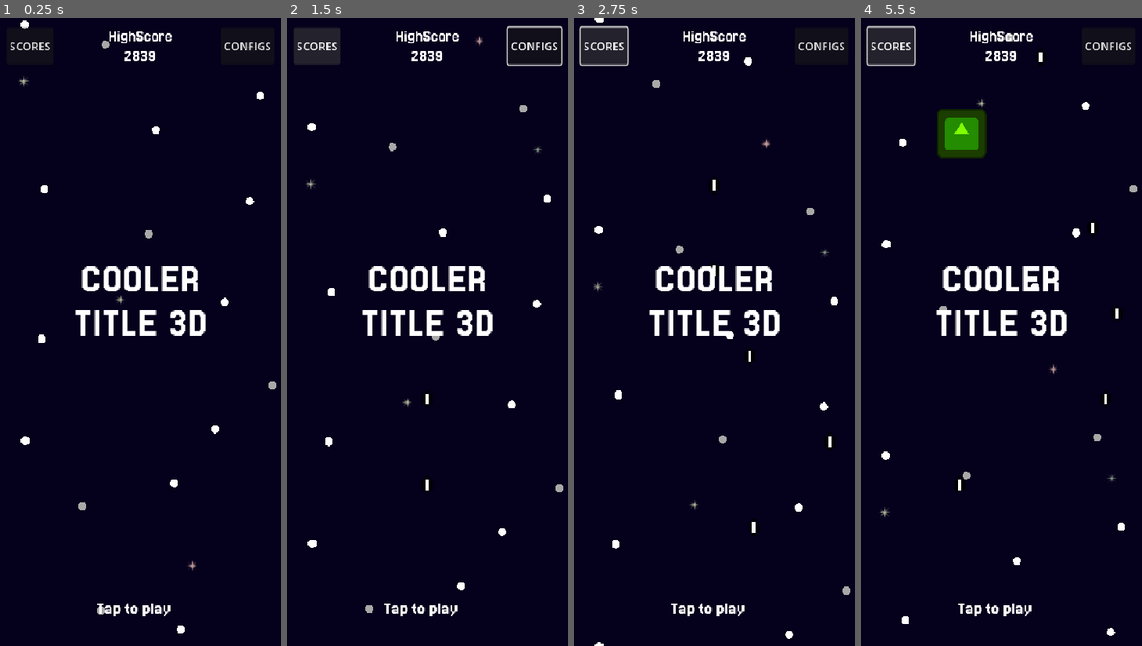
Above: before the commit, frames 1-4 (left to right).
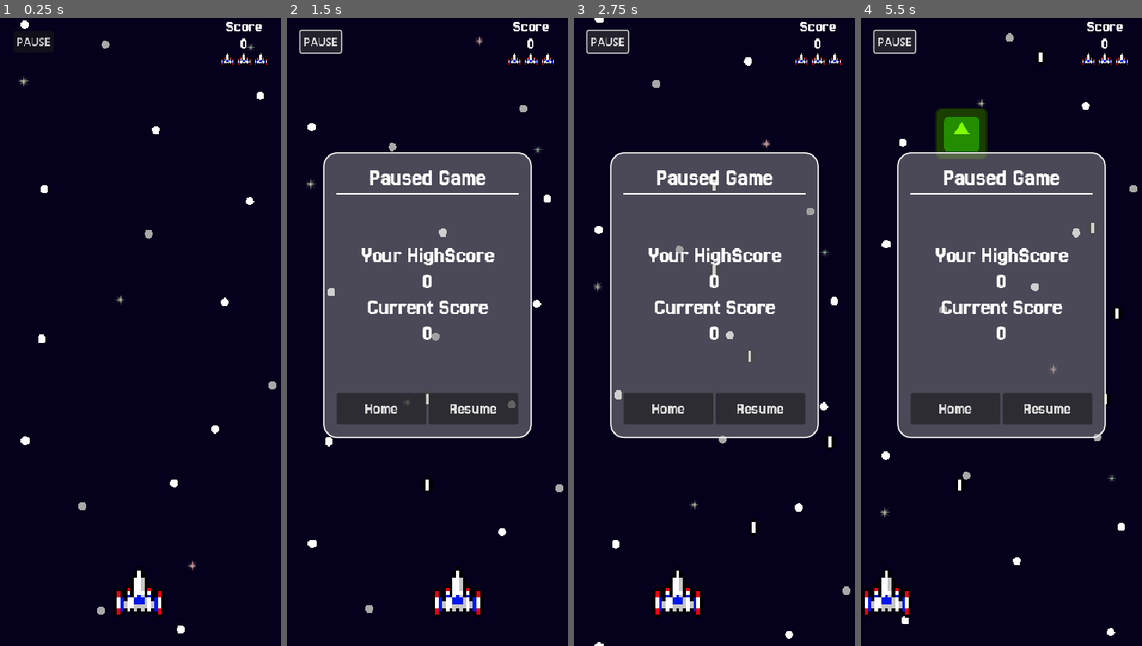
Above: after the commit, the same moments.

Repository: Juawo/space-shooter
Game: Godot game, scene res://scenes/game/main.tscn
Same seed, same stepped clock (60 frames per second), same inputs: the game is played once before the commit and once after it. This scene is started directly instead of the project's main scene. The engine's default icon, where the game draws it, is replaced by a stand-in: a white triangle on a blue panel in a dark square.
Inputs (mouse positions are in pixels of both pictures, inside the frame that each line leads up to):
- Up to frame 1 (0.25 s): no input
- Up to frame 2 (1.5 s): click (317, 43) at 0.5 s, where only the run before the commit has a clickable "SCORES"; hold Right (ui_right) from 1.28 s (still down)
- Up to frame 3 (2.75 s): release Right (ui_right) at 2.03 s; hold Left (ui_left) from 2.03 s (still down)
- Up to frame 4 (5.5 s): release Left (ui_left) at 2.78 s; hold Right (ui_right) 2.78-4.28 s; hold Left (ui_left) from 4.28 s (still down)

The runs differ from the first frame. In frame 1, 3.8% of the frame differs, in the area x 3-97%, y 0-96%; in frame 2, 36%; in frame 3, 36%; in frame 4, 37%, in the area x 0-97%, y 0-96%.

Commit message:
Implement pause menu functionality and integrate with game state management

Diff:
--- a/scenes/game/main.tscn
+++ b/scenes/game/main.tscn
@@ -1,7 +1,8 @@
-[gd_scene load_steps=4 format=3 uid="uid://byq2slibadrir"]
+[gd_scene load_steps=5 format=3 uid="uid://byq2slibadrir"]
 
 [ext_resource type="Script" uid="uid://blt83bq8x1kdu" path="res://scripts/game/main/main.gd" id="1_llaio"]
 [ext_resource type="PackedScene" uid="uid://cumwujwhqn00f" path="res://scenes/ui/MainMenu/main_menu.tscn" id="2_oekm8"]
+[ext_resource type="PackedScene" uid="uid://cws41ir26d6b0" path="res://scenes/ui/PauseMenu/pause_menu.tscn" id="3_uaf1y"]
 [ext_resource type="PackedScene" uid="uid://deo2xlnjykoj2" path="res://scenes/game/gameWorld/game_world.tscn" id="3_yd8kv"]
 
 [node name="Main" type="Node2D"]
@@ -11,6 +12,9 @@
 [node name="UI" type="CanvasLayer" parent="."]
 
 [node name="MainMenu" parent="UI" instance=ExtResource("2_oekm8")]
+visible = false
+
+[node name="PauseMenu" parent="UI" instance=ExtResource("3_uaf1y")]
+visible = false
 
 [node name="GameWorld" parent="." instance=ExtResource("3_yd8kv")]
-visible = false
--- a/scripts/game/game-events.gd
+++ b/scripts/game/game-events.gd
@@ -2,3 +2,4 @@
 
 signal pause_requested
 signal resume_requested
+signal main_menu_requested
--- a/scripts/game/main/main.gd
+++ b/scripts/game/main/main.gd
@@ -6,6 +6,7 @@
 
 # "Componentes" do jogo
 @onready var main_menu : Control = $UI/MainMenu
+@onready var pause_menu: Control = $UI/PauseMenu
 
 # Enum com os estados possiveis do jogo
 enum GameStates { GAME, MAIN_MENU, PAUSED, GAME_OVER }
@@ -15,6 +16,12 @@
 func _ready() -> void:
 	main_menu.connect("menu_closed",  _on_main_menu_closed)
 	GameEvents.pause_requested.connect(_on_pause_requested)
+	GameEvents.resume_requested.connect(_on_resume_requested)
+	GameEvents.main_menu_requested.connect(_on_main_menu_requested)
+
+
+func _on_main_menu_requested():
+	state = GameStates.MAIN_MENU
 
 func _on_main_menu_closed():
 	state = GameStates.GAME
@@ -22,17 +29,30 @@
 func _on_pause_requested():
 	state = GameStates.PAUSED
 
+func _on_resume_requested():
+	state = GameStates.GAME
+
 func _set_state(newValue : GameStates):
 	state = newValue
 	match newValue  :
 		GameStates.MAIN_MENU :
+			if pause_menu.is_showing:
+				pause_menu.hide_pause_menu()
 			print("Game state changed to Main Menu")
 			main_menu.showMainMenu()
+
 		GameStates.GAME :
-			main_menu.hideMainMenu()
+			get_tree().paused = false
+			if main_menu.showing:
+				main_menu.hideMainMenu()
+			if pause_menu.is_showing :
+				pause_menu.hide_pause_menu()
 			print("Game state changed to Game")
+
 		GameStates.PAUSED :
 			get_tree().paused = true
+			pause_menu.show_pause_menu()
 			print("Game state changed to Paused")
+
 		GameStates.GAME_OVER :
 			print("Game state changed to Game Over")
--- a/scripts/ui/MainMenu/main_menu.gd
+++ b/scripts/ui/MainMenu/main_menu.gd
@@ -3,7 +3,7 @@
 signal menu_closed
 
 @onready var animation_player: AnimationPlayer = $AnimationPlayer
-var showing: bool = true
+var showing: bool = false
 
 func hideMainMenu():
 	animation_player.play("hide_menu")
Not shown, added: scripts/ui/PauseMenu/pause_menu.gd.uid
